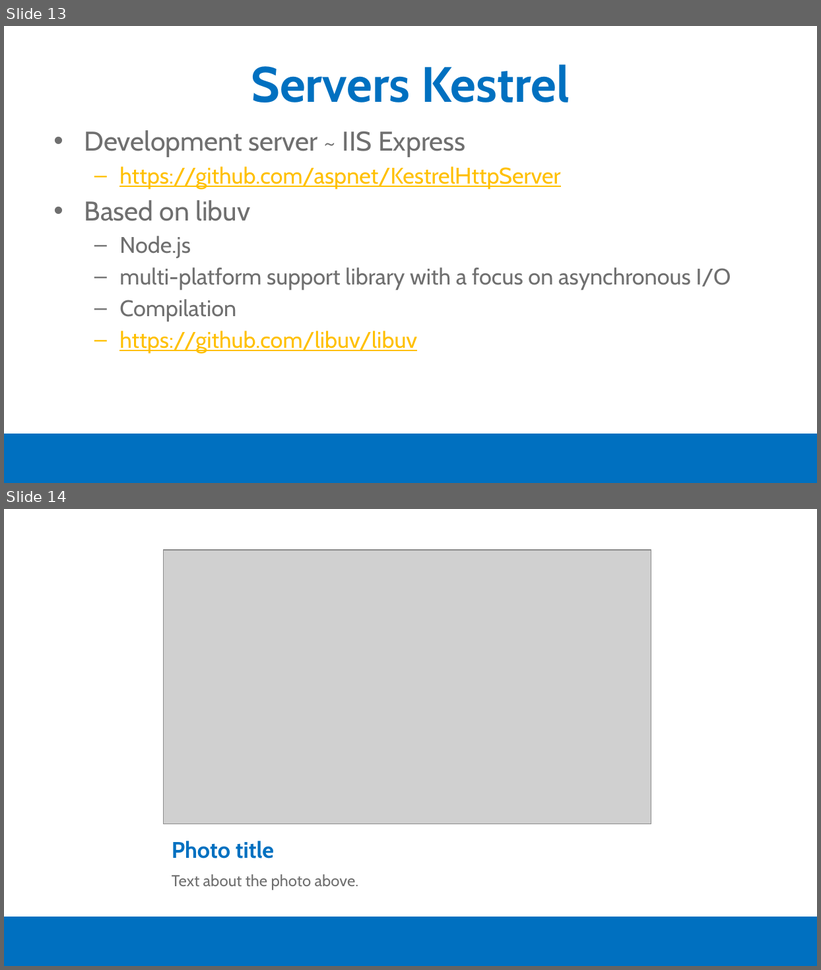
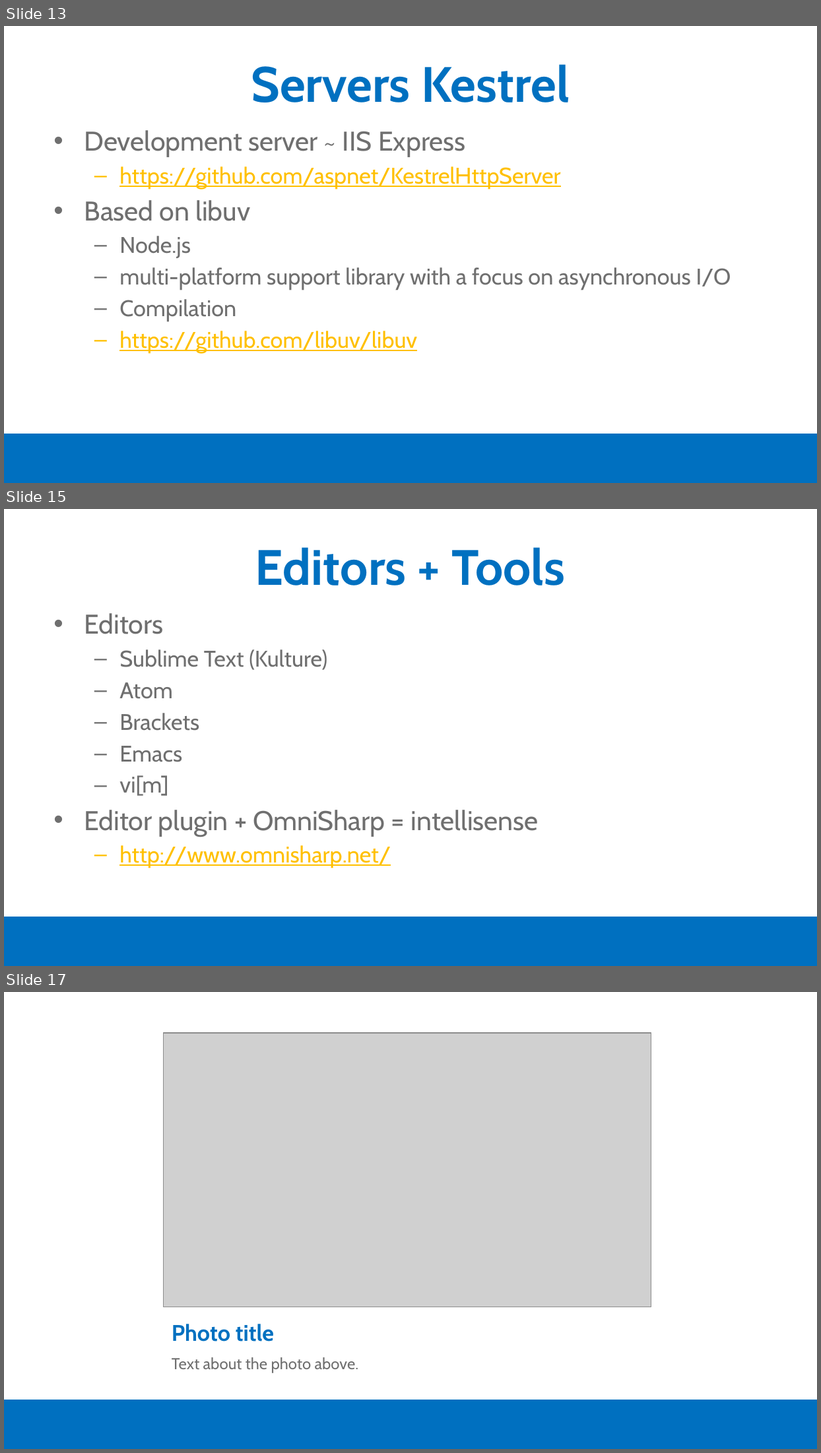
Before and after one commit to moljac/ASP.net.v5-AKA-vNext-Windays15, a slide deck: talk/Windays15 - ASP.net v.5 (vNext) on Linux and Mac OSX.pptx. Shown one above the other, each under a label of ours: slides 13 and 14 before the commit, slides 13, 15 and 17 after it; the slides between them are not shown. The pictures are 821x970 and 821x1453 pixels, drawn with LibreOffice and Linux fonts; fonts in the diff are those of the drawing; grey boxes stand for pictures; background and template pictures are left out. Boxes give left, top, right and bottom in pixels: in the first picture for what was removed or moved away, otherwise in the second. Text is boxed around its words. In the diff, an @@ line names an element or a change of style, - is before the commit and + after.

Commit message:
talk update

```diff
--- a/talk/Windays15 - ASP.net v.5 (vNext) on Linux and Mac OSX.pptx
+++ b/talk/Windays15 - ASP.net v.5 (vNext) on Linux and Mac OSX.pptx
@@ slide 15 added at (4, 509, 817, 966), background #FFFFFF; not listed: 1 template element that a slide beside it also shows @@
@@ title added at (255, 547, 566, 586), 44 pt, text #0070C0, bold @@
+Editors + Tools
@@ text added at (85, 613, 539, 868), 20 pt, text #6F6F6F @@
+• Editors
+  – Sublime Text (Kulture)
+  – Atom
+  – Brackets
+  – Emacs
+  – vi[m]
+• Editor plugin + OmniSharp = intellisense
+  – http://www.omnisharp.net/
@@ what was slide 14 is now slide 17 @@
```
Also in this commit, not shown: 2 other slides added.
